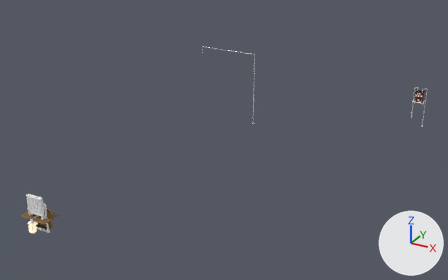
A saved change to the Blender file art/blender/v2_entry_vestibule.blend.
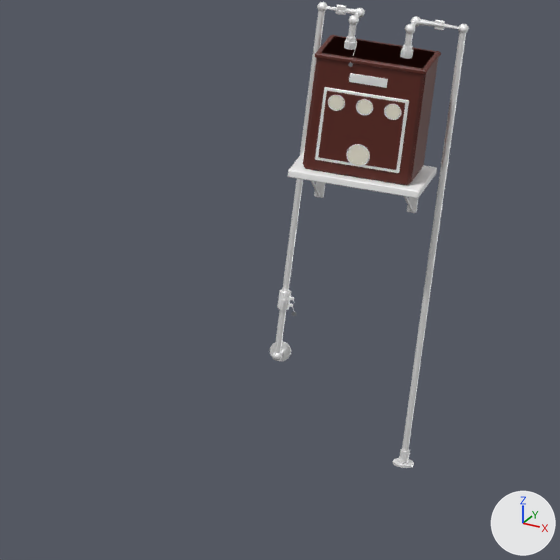
The first picture shows the older version from a 50 mm camera at (12.2, -11.12, 9.24) aimed at (3.1, 5.43, 0.97). The close-ups show the older and then the newer version on the part from 87% to 97% of the width and 31% to 48% of the height of that picture. Only the edits that show in the close-ups are written down. Every picture has the same lights, and +X, +Y and +Z are marked at lower right.

Names of what the first close-up shows: 'gas_service_workroom__brass', 'gas_service_workroom__dial_face', 'gas_service_workroom__iron', 'gas_service_workroom__meter_paint', 'gas_service_workroom__oak'.
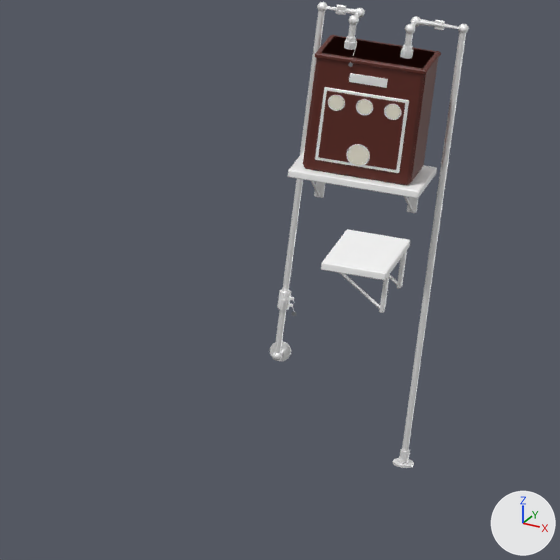
Where the change shows, as pixel boxes [x1, y1, x2, y2] in the close-ups (560 x 560 px):
'gas_mantle_shelf__oak', added: after [321, 229, 410, 280]
'gas_mantle_shelf__iron', added: after [340, 251, 407, 313]

What the commit changed:
Mesh me_gas_mantle_shelf__iron is new.
It has 120 vertices, 216 faces and spans x 8.055..8.23, y 11.115..11.385, z 0.93..1.05.
It uses material mat_iron (its picture is missing).
Mesh me_gas_mantle_shelf__oak is new.
It has 24 vertices, 44 faces and spans x 8.03..8.23, y 11.08..11.42, z 1.05..1.075.
It uses material mat_oak (its picture is missing).
Object 'gas_mantle_shelf__iron' (ob_gas_mantle_shelf__iron) is new; it shows me_gas_mantle_shelf__iron.
Its location is (0.0, 0.0, 0.0).
Object 'gas_mantle_shelf__oak' (ob_gas_mantle_shelf__oak) is new; it shows me_gas_mantle_shelf__oak.
Its location is (0.0, 0.0, 0.0).
